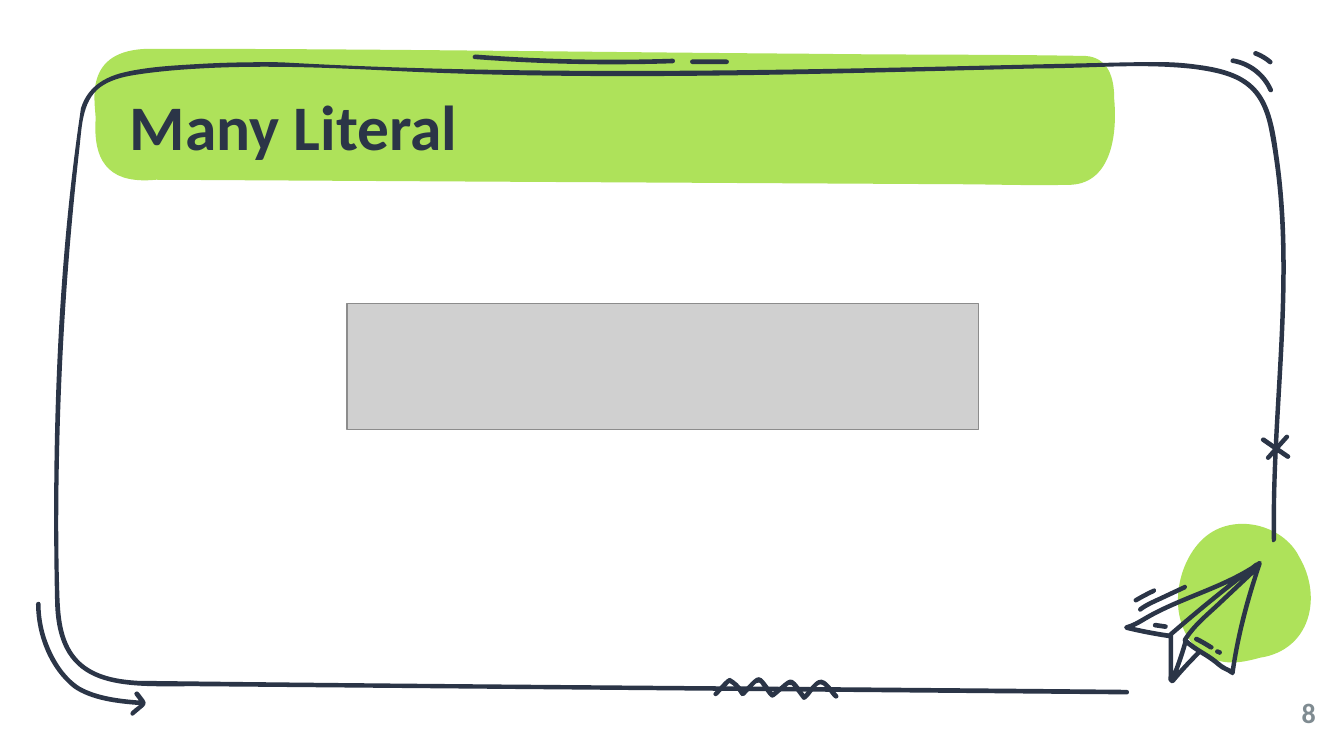
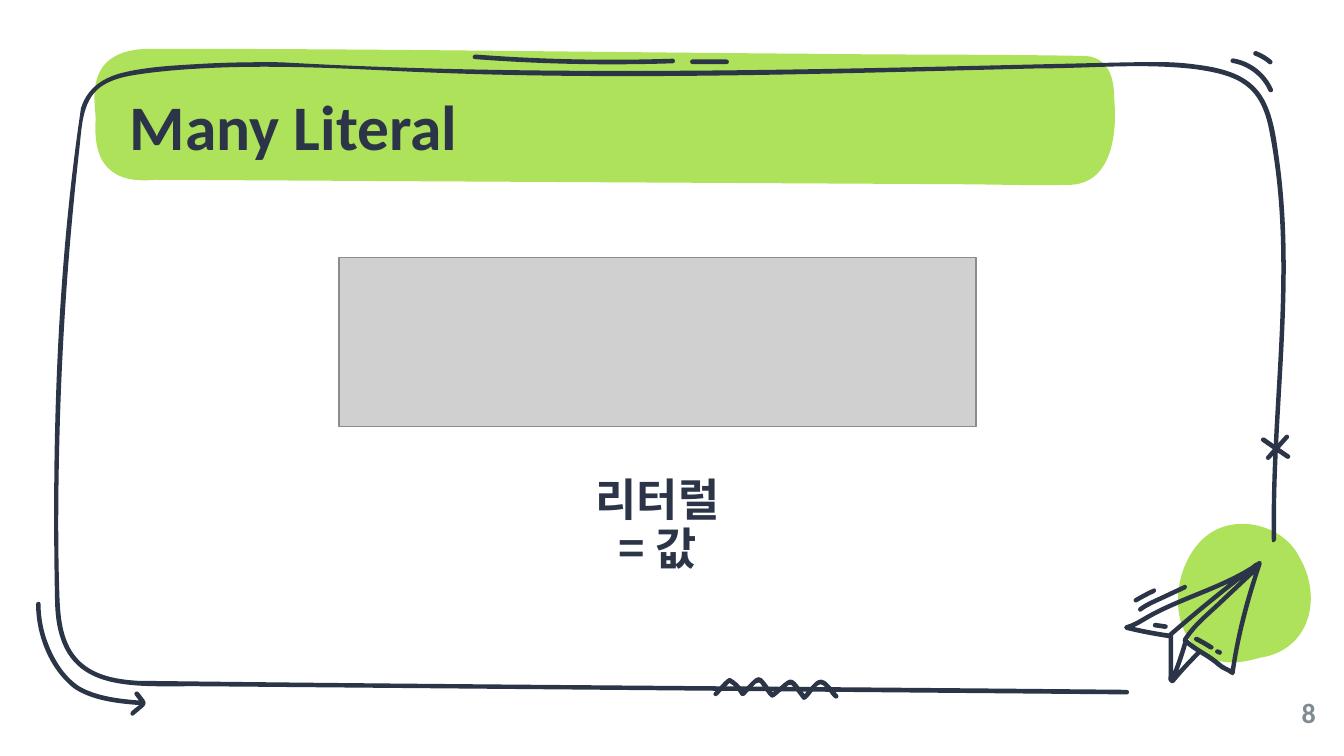
Before and after one commit to unchaptered/Sailing99, a slide deck: slide 8 of 006_tech_pr/object-literal and destructuring.pptx. Drawn at 1344x756 pixels with LibreOffice and Linux fonts; fonts in the diff are those of the drawing; grey boxes stand for pictures. Boxes give left, top, right and bottom in pixels: in the first picture for what was removed or moved away, otherwise in the second. Text is boxed around its words. In the diff, an @@ line names an element or a change of style, - is before the commit and + after.

```diff
--- a/006_tech_pr/object-literal and destructuring.pptx
+++ b/006_tech_pr/object-literal and destructuring.pptx
@@ picture resized from (x1=347, y1=304, x2=978, y2=430) to (x1=339, y1=258, x2=976, y2=427) @@
@@ text added at (x1=596, y1=478, x2=720, y2=569), 24 pt, text #2B3547, bold @@
+리터럴
+= 값
```
Also in this commit, not shown: 11 other slides changed, 2 slides added, 1 other file.
